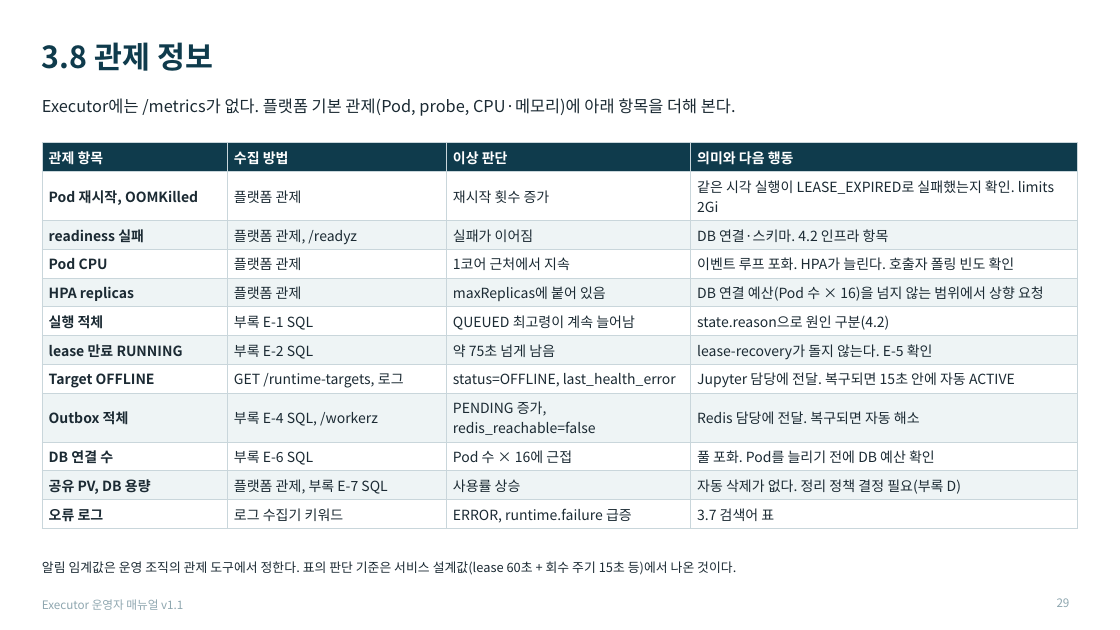
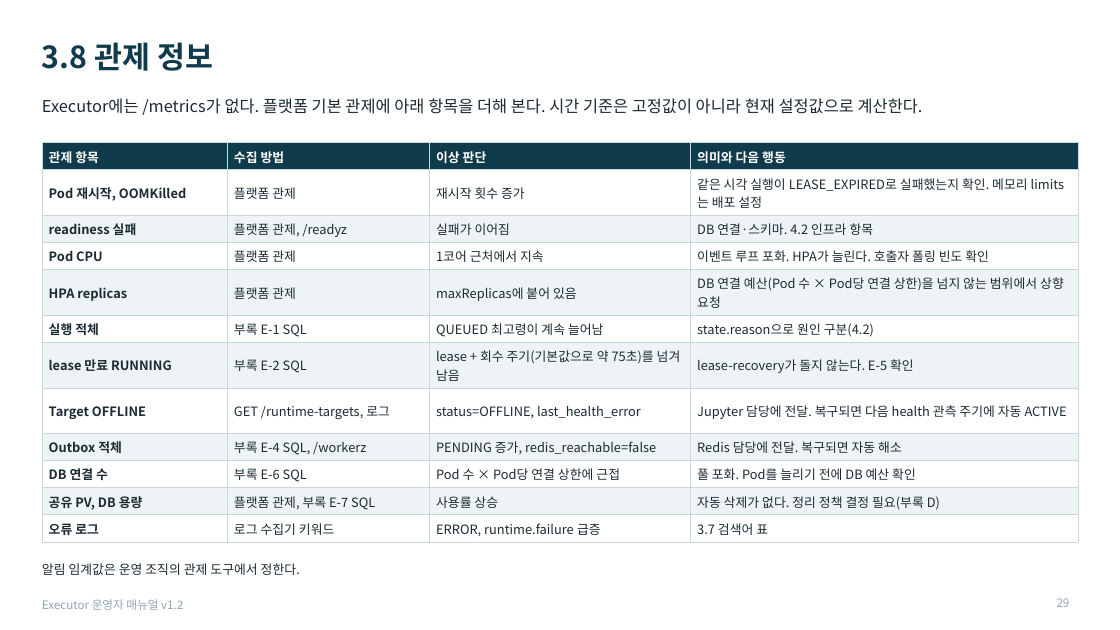
Before and after one commit to KimHwaJin/executor, a slide deck: slide 29 of docs/deliverables/08-운영자-매뉴얼.pptx. Drawn at 1120x630 pixels with LibreOffice and Linux fonts; fonts in the diff are those of the drawing. Boxes give left, top, right and bottom in pixels: in the first picture for what was removed or moved away, otherwise in the second. Text is boxed around its words. In the diff, an @@ line names an element or a change of style, - is before the commit and + after.

```diff
--- a/docs/deliverables/08-운영자-매뉴얼.pptx
+++ b/docs/deliverables/08-운영자-매뉴얼.pptx
@@ text at [42, 98, 923, 115]: text changed @@
-Executor에는 /metrics가 없다. 플랫폼 기본 관제(Pod, probe, CPU·메모리)에 아래 항목을 더해 본다.
+Executor에는 /metrics가 없다. 플랫폼 기본 관제에 아래 항목을 더해 본다. 시간 기준은 고정값이 아니라 현재 설정값으로 계산한다.
@@ table at [42, 143, 1079, 540] @@
-row 2, column 4: 같은 시각 실행이 LEASE_EXPIRED로 실패했는지 확인. limits 2Gi
+row 2, column 4: 같은 시각 실행이 LEASE_EXPIRED로 실패했는지 확인. 메모리 limits는 배포 설정
-row 5, column 4: DB 연결 예산(Pod 수 × 16)을 넘지 않는 범위에서 상향 요청
+row 5, column 4: DB 연결 예산(Pod 수 × Pod당 연결 상한)을 넘지 않는 범위에서 상향 요청
-row 7, column 3: 약 75초 넘게 남음
+row 7, column 3: lease + 회수 주기(기본값으로 약 75초)를 넘겨 남음
-row 8, column 4: Jupyter 담당에 전달. 복구되면 15초 안에 자동 ACTIVE
+row 8, column 4: Jupyter 담당에 전달. 복구되면 다음 health 관측 주기에 자동 ACTIVE
-row 10, column 3: Pod 수 × 16에 근접
+row 10, column 3: Pod 수 × Pod당 연결 상한에 근접
@@ size 12 to 11 pt in "관제 항목", "수집 방법", "이상 판단", "의미와 다음 행동" and 39 more places @@
@@ text at [42, 563, 300, 575]: text changed @@
-알림 임계값은 운영 조직의 관제 도구에서 정한다. 표의 판단 기준은 서비스 설계값(lease 60초 + 회수 주기 15초 등)에서 나온 것이다.
+알림 임계값은 운영 조직의 관제 도구에서 정한다.
@@ text at [42, 599, 183, 610]: text changed @@
-Executor 운영자 매뉴얼 v1.1
+Executor 운영자 매뉴얼 v1.2
```
Also in this commit, not shown: 44 other slides changed, 2 slides added, 6 other files.
